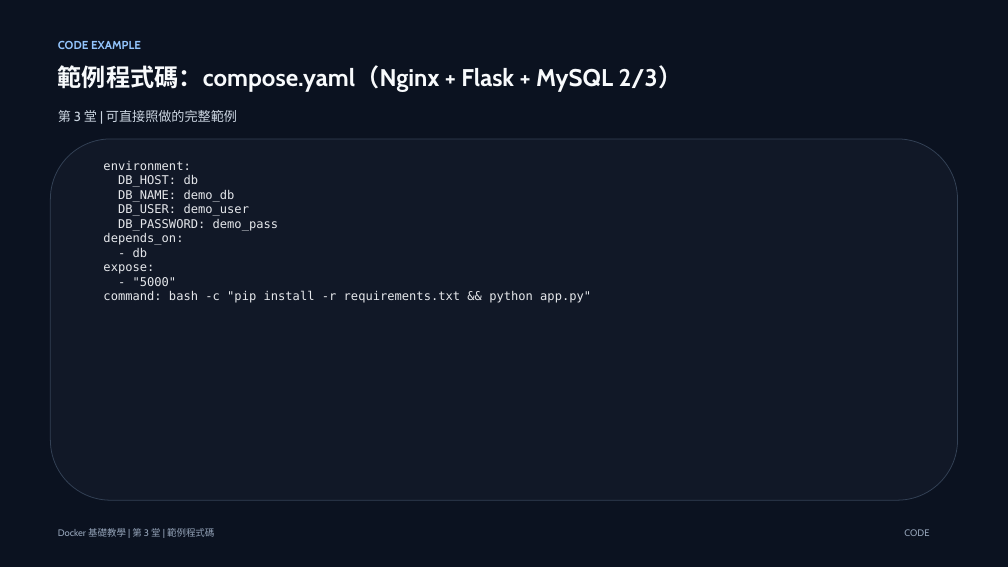
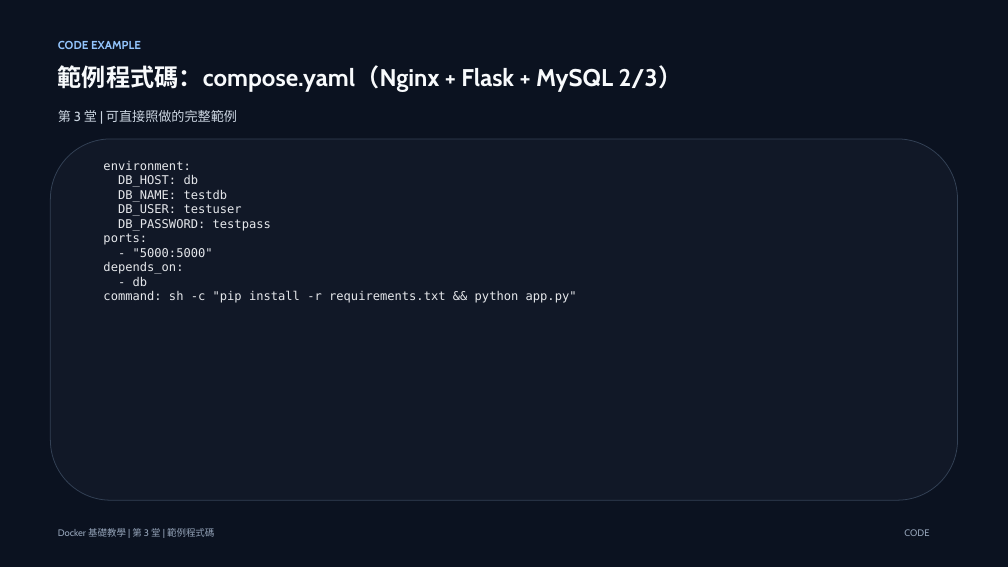
Before and after one commit to lalalalaluk/docker-practice, a slide deck: slide 39 of slides/docker-session3-mysql-compose.pptx. Drawn at 1008x567 pixels with LibreOffice and Linux fonts; fonts in the diff are those of the drawing. Boxes give left, top, right and bottom in pixels: in the first picture for what was removed or moved away, otherwise in the second. Text is boxed around its words. In the diff, an @@ line names an element or a change of style, - is before the commit and + after.

```diff
--- a/slides/docker-session3-mysql-compose.pptx
+++ b/slides/docker-session3-mysql-compose.pptx
@@ text at (103,190,271,257): text changed @@
-DB_NAME: demo_db
-DB_USER: demo_user
-DB_PASSWORD: demo_pass
+DB_NAME: testdb
+DB_USER: testuser
+DB_PASSWORD: testpass
+ports:
+- "5000:5000"
@@ text at (103,291,577,303): text changed @@
-expose:
-- "5000"
-command: bash -c "pip install -r requirements.txt && python app.py"
+command: sh -c "pip install -r requirements.txt && python app.py"
```
Also in this commit, not shown: 21 other slides changed, 4 other files.
